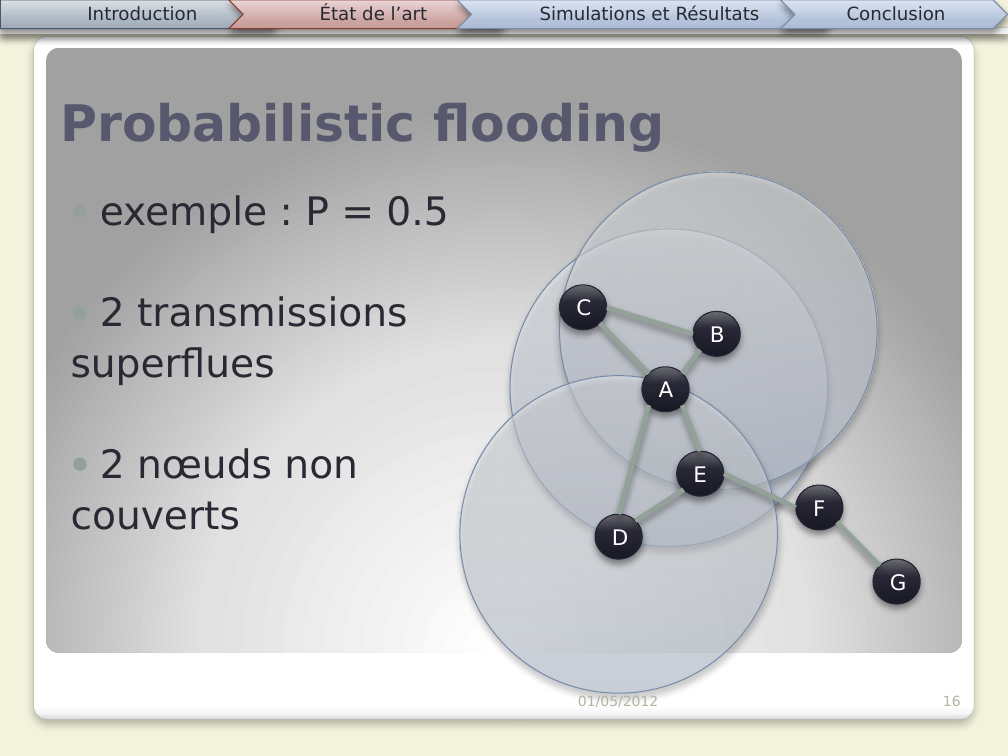
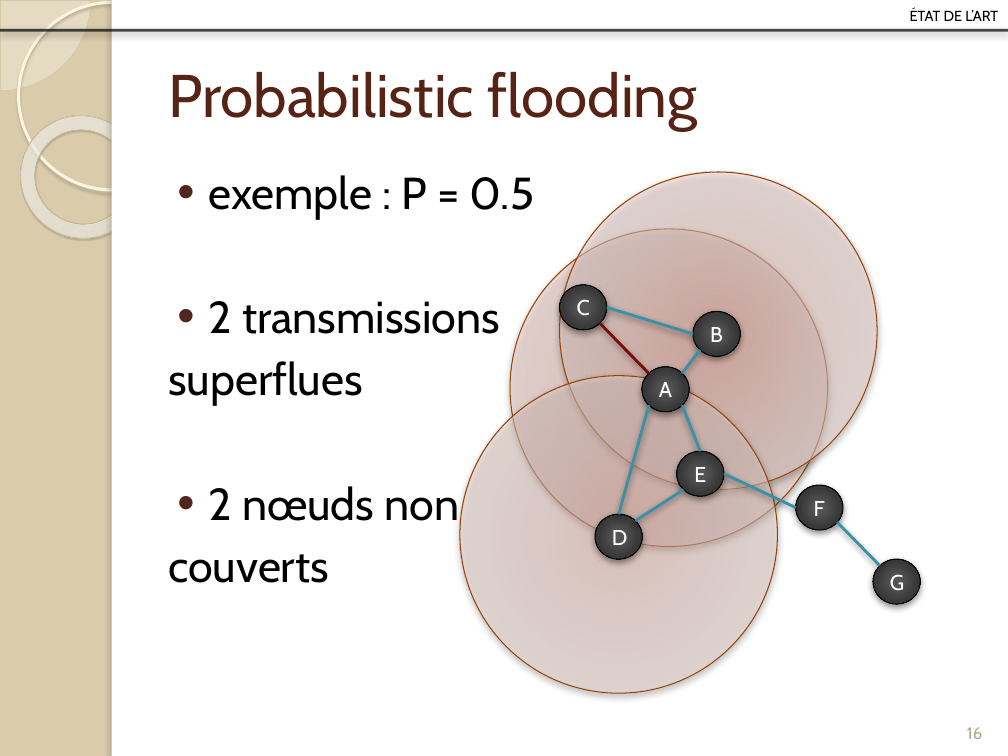
Before and after one commit to Patre/Energy-saving-in-sensors--networks, a slide deck: slide 16 of Redaction/Presentation/pres.pptx. Drawn at 1008x756 pixels with LibreOffice and Linux fonts; fonts in the diff are those of the drawing. Boxes give left, top, right and bottom in pixels: in the first picture for what was removed or moved away, otherwise in the second. Text is boxed around its words. In the diff, an @@ line names an element or a change of style, - is before the commit and + after.

```diff
--- a/Redaction/Presentation/pres.pptx
+++ b/Redaction/Presentation/pres.pptx
@@ background #F3F2DC to #DACCAB @@
@@ pie slice (boxed as its full ellipse) added at (0, 0, 91, 91), fill #FEFAF4 at 33% opacity, outline #D3C39F 0.25 pt @@
@@ ellipse added at (18, 2, 206, 190), outline #FFF5DE 2.15 pt @@
@@ rectangle added at (112, 0, 1008, 756), fill #FFFFFF @@
@@ rectangle added at (112, 0, 120, 756), fill #FFFFFF @@
@@ group removed at (0, 0, 1008, 31): 3 texts, 3 chevrons, 1 line, 1 pentagon arrow @@
-Introduction
-Simulations et Résultats
-Conclusion
@@ text at (910, 8, 998, 21): text changed; size 13 to 12.9 pt; font DejaVu Sans to Cabin; text colour #292934 to #000000 @@
-État de l’art
+état de l’art
@@ line (0, 30) - (1008, 30): stroke #292934 3.35 pt to #000000 2 pt @@
@@ rounded rectangle removed at (33, 36, 974, 720) @@
@@ rounded rectangle removed at (46, 47, 962, 652) @@
@@ title "Probabilistic flooding": place and size @@
-title "Probabilistic flooding" at (60, 103, 665, 152)
+title "Probabilistic flooding" at (168, 72, 698, 130)
@@ title "Probabilistic flooding" at (168, 72, 698, 130): size 36 to 43 pt, font DejaVu Sans to Cabin, text colour #57576E to #572314, bold off; vertical alignment bottom to middle @@
@@ donut added at (0, 91, 169, 263), fill gradient #FFFCF6 to #FFFEFB to #F0D28E, outline #C7B893 0.58 pt @@
@@ text "exemple : P = 0.5": place and size @@
-text "exemple : P = 0.5" at (71, 195, 448, 530)
+text "exemple : P = 0.5" at (168, 175, 535, 583)
@@ text "exemple : P = 0.5" at (168, 175, 535, 583): size 28 to 32 pt, font DejaVu Sans to Cabin, text colour #292934 to #000000; bullet ● to •; more space between paragraphs; bullet colour #93A299 to #4F271C @@
@@ line (600, 324) - (649, 373): stroke #93A299 3.35 pt to #800A07 2 pt @@
@@ line (694, 334) - (607, 307): stroke #93A299 3.35 pt to #3891A7 2 pt @@
@@ line (682, 373) - (700, 350): stroke #93A299 3.35 pt to #3891A7 2 pt @@
@@ fill gradient #C3CEE0 to #D4DCE9 to #EEF1F7 to gradient #EAB1A6 to #EFC9C2 to #FAEAE7; outline #788BA8 0.75 pt to #964305 0.75 pt; shadow changed in 3 elements at (510, 229, 828, 546), (559, 172, 877, 490), (460, 376, 777, 694) @@
@@ line (649, 405) - (619, 514): stroke #93A299 3.35 pt to #3891A7 2 pt @@
@@ line (682, 405) - (701, 452): stroke #93A299 3.35 pt to #3891A7 2 pt @@
@@ line (724, 474) - (795, 508): stroke #93A299 3.35 pt to #3891A7 2 pt @@
@@ line (635, 521) - (683, 490): stroke #93A299 3.35 pt to #3891A7 2 pt @@
@@ line (837, 522) - (880, 565): stroke #93A299 3.35 pt to #3891A7 2 pt @@
@@ font DejaVu Sans to Cabin; fill gradient #1B1B27 to #252536 to #6B6B73 to gradient #555555 to #393939 to #262626 to #000000; outline #262637 0.75 pt to #000000 0.75 pt; shadow changed in 7 elements at (642, 367, 689, 412), (694, 311, 741, 357), (559, 285, 607, 331), (595, 514, 642, 559), (676, 452, 724, 497), (795, 485, 843, 530), (873, 559, 920, 605) @@
@@ text removed at (578, 696, 658, 707) @@
-01/05/2012
@@ page number: place and size @@
-page number at (943, 696, 961, 706)
+page number at (967, 727, 982, 739)
@@ page number at (967, 727, 982, 739): size 10 to 12 pt, font DejaVu Sans to Cabin, text colour #B4B3A3 to #B6A98A; alignment right to centre @@
```
Also in this commit, not shown: 22 other slides changed, 5 slides added, 15 slides removed, 5 other files.
